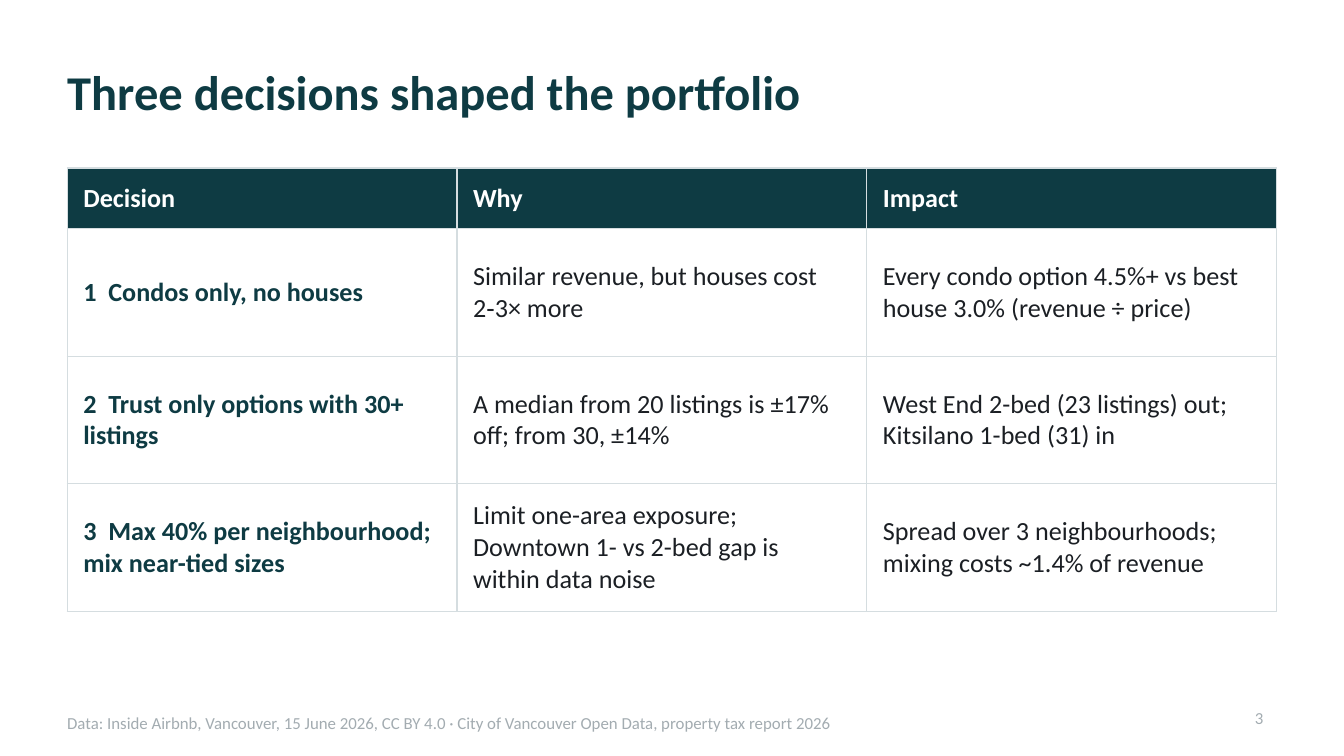
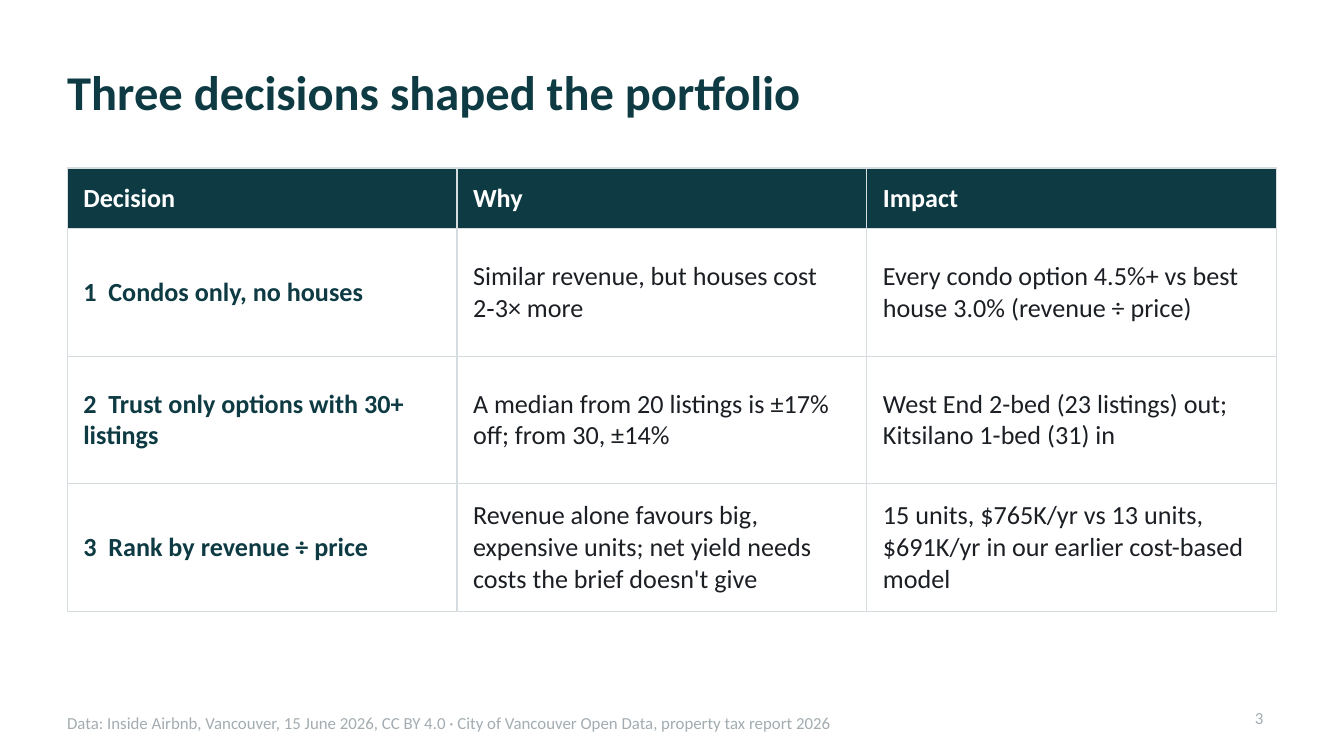
Before and after one commit to 2005yoheiUBC/datajam-2026, a slide deck: slide 3 of analysis/presentation/ddd_pitch_simple.pptx. Drawn at 1344x756 pixels with LibreOffice and Linux fonts; fonts in the diff are those of the drawing. Boxes give left, top, right and bottom in pixels: in the first picture for what was removed or moved away, otherwise in the second. Text is boxed around its words. In the diff, an @@ line names an element or a change of style, - is before the commit and + after.

```diff
--- a/analysis/presentation/ddd_pitch_simple.pptx
+++ b/analysis/presentation/ddd_pitch_simple.pptx
@@ table at bbox=[67, 168, 1277, 597] @@
-row 4: 3 Max 40% per neighbourhood; mix near-tied sizes | Limit one-area exposure; Downtown 1- vs 2-bed gap is within data noise | Spread over 3 neighbourhoods; mixing costs ~1.4% of revenue
+row 4: 3 Rank by revenue ÷ price | Revenue alone favours big, expensive units; net yield needs costs the brief doesn't give | 15 units, $765K/yr vs 13 units, $691K/yr in our earlier cost-based model
```
Also in this commit, not shown: 3 other slides changed, 4 slides added, 5 other files.
